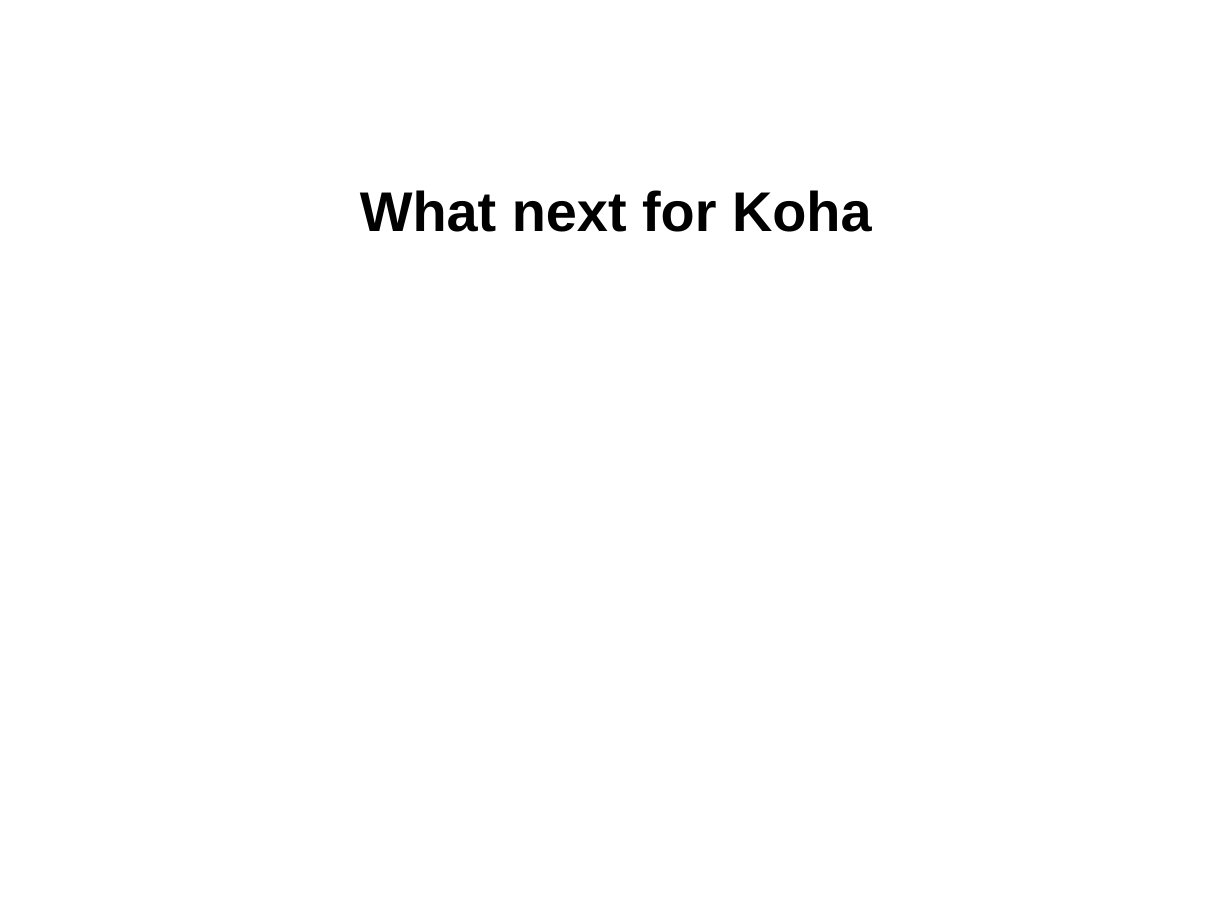
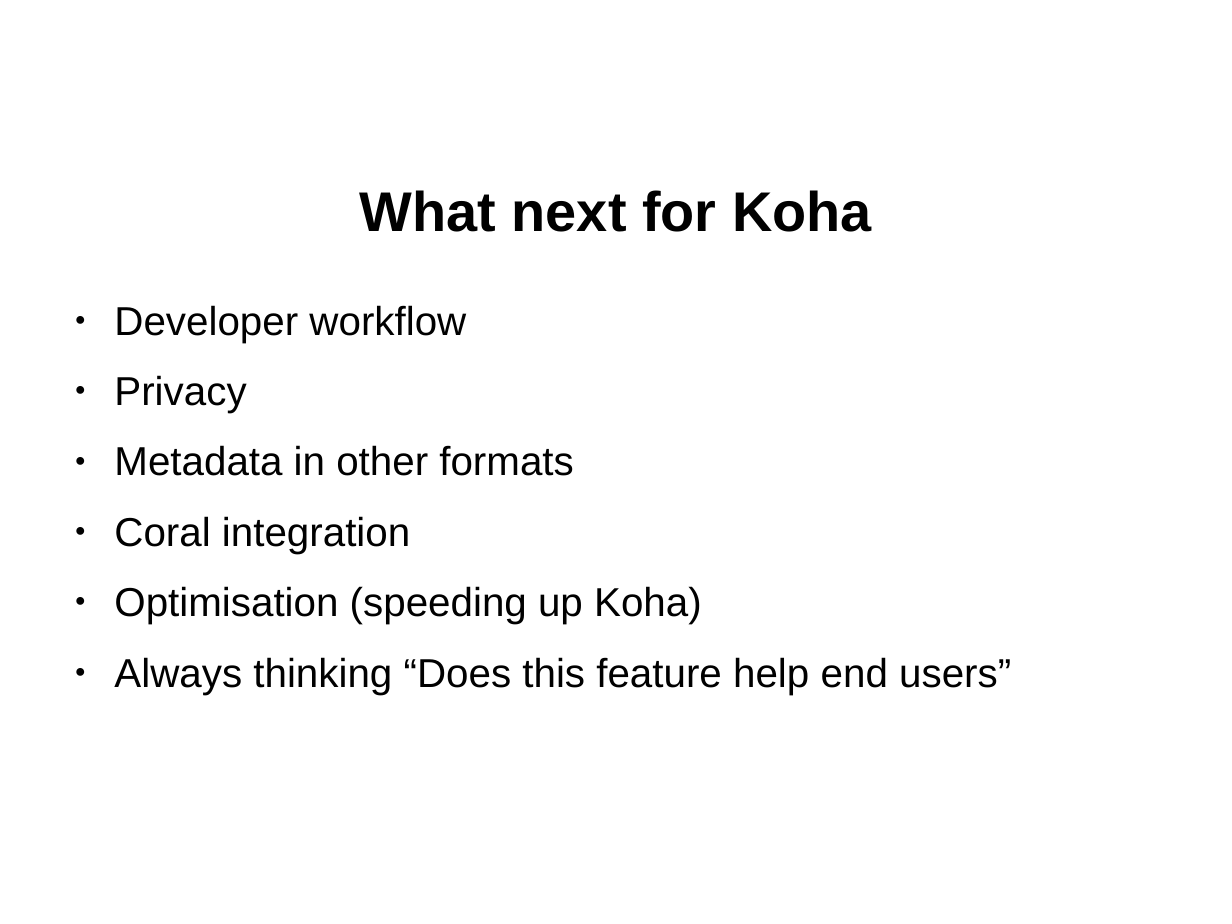
Before and after one commit to ranginui/presentation, a slide deck: slide 7 of kohaconclave/road_ahead/roadahead.odp. Drawn at 1232x924 pixels with LibreOffice and Linux fonts; fonts in the diff are those of the drawing; background and template pictures are left out. Boxes give left, top, right and bottom in pixels: in the first picture for what was removed or moved away, otherwise in the second. Text is boxed around its words. In the diff, an @@ line names an element or a change of style, - is before the commit and + after.

```diff
--- a/kohaconclave/road_ahead/roadahead.odp
+++ b/kohaconclave/road_ahead/roadahead.odp
@@ text added at [114,305,1011,695], 26 pt, text #000000 @@
+● Developer workflow
+● Privacy
+● Metadata in other formats
+● Coral integration
+● Optimisation (speeding up Koha)
+● Always thinking “Does this feature help end users”
```
Also in this commit, not shown: 6 slides added.
